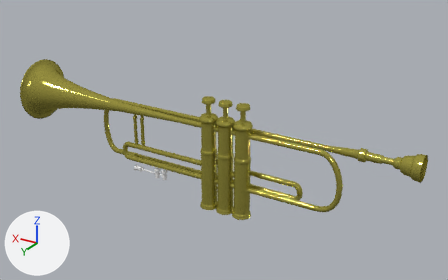
Before and after pictures for a commit that changed the Blender file scenes/trompete.blend.
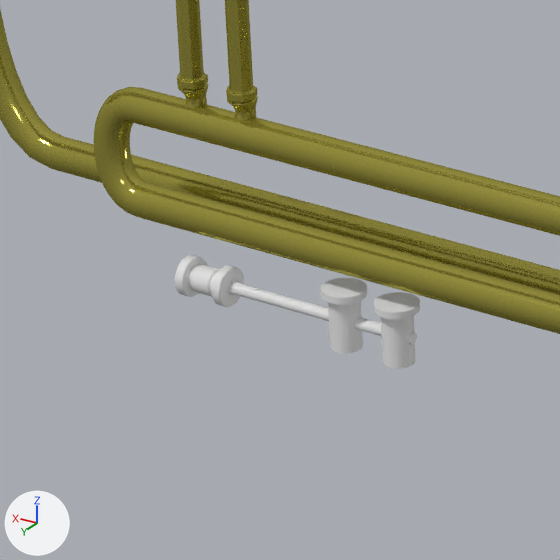
Old and new are each drawn whole from a 50 mm camera at (-7.04, 10.6, 5.48) aimed at (-0.47, -0.35, 0.01) and again close up on the part from 25% to 42% of the width and 46% to 74% of the height. Lighting does not change. The marker at lower left points along +X, +Y and +Z.
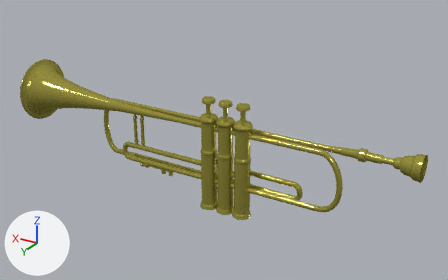
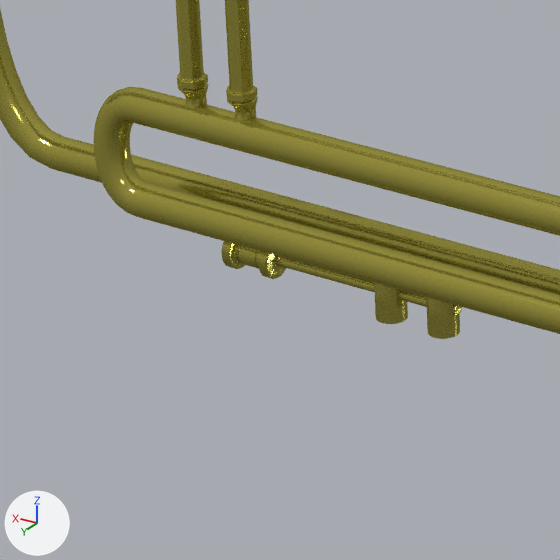
Commit message: Scenes: More work on the trumpet

The edits, one by one:
me_circle_003 has 706 vertices, 736 faces and spans x -3.4..3.4, y -3.4..3.4, z -3.1..42.9.
me_circle_003 now uses material mat_gold_specular.
me_cylinder has 162 vertices, 192 faces and spans x -1.42..1.4, y -1.41..1.41, z -1.81..2.17.
me_cylinder now uses material mat_gold_specular.
Object 'Circle.004' (ob_circle_004) moves from (0.957, 0.0, -1.1) to (0.957, -0.253, -1.1).
Object 'Cylinder' (ob_cylinder) moves from (0.957, 0.0, -1.1) to (0.957, -0.253, -1.1).

Where the change shows, as pixel boxes (x1, y1, x2, y2) in the close-ups (560 x 560 px):
'Circle.004', recoloured, moved: before (174, 255, 417, 345); after (221, 241, 462, 316)
'Cylinder', recoloured, moved: before (321, 278, 420, 369); after (374, 283, 460, 339)
